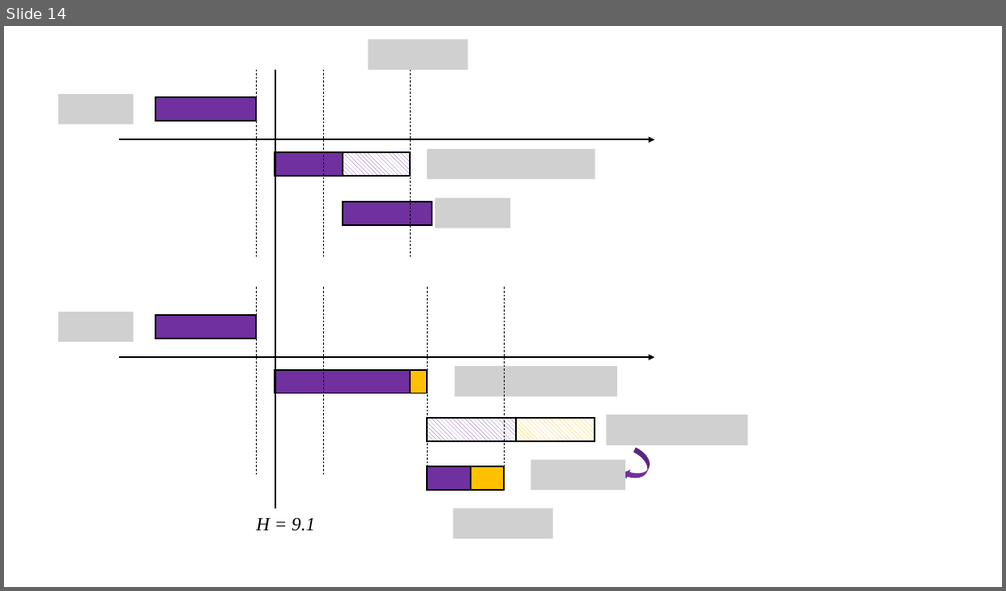
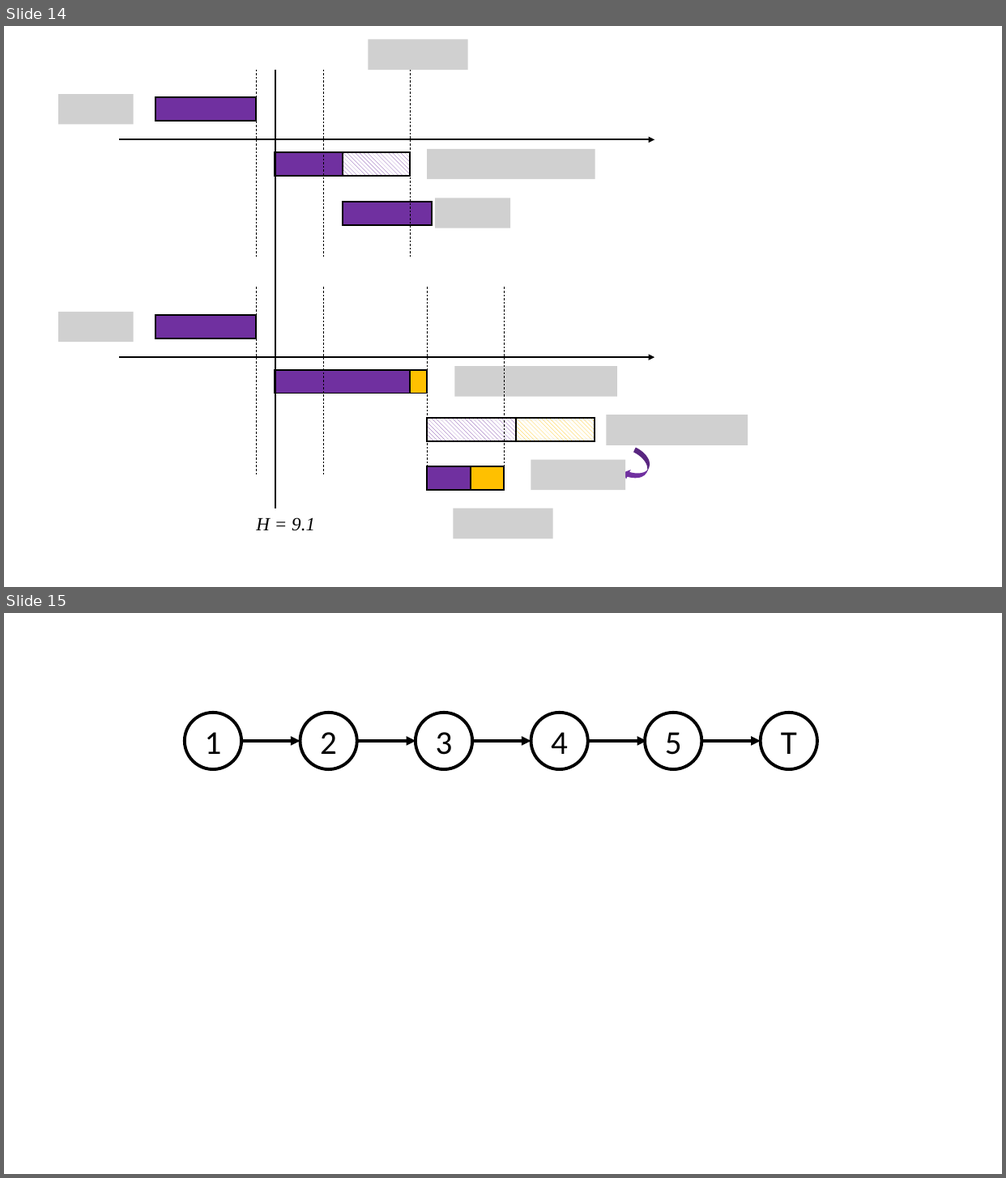
Before and after one commit to haoxiangyang89/PERT, a slide deck: Writeup/Graphs.pptx. Shown one above the other, each under a label of ours: slide 14 before the commit, slides 14 and 15 after it. The pictures are 1006x591 and 1006x1178 pixels, drawn with LibreOffice and Linux fonts; fonts in the diff are those of the drawing; grey boxes stand for pictures. Boxes give left, top, right and bottom in pixels: in the first picture for what was removed or moved away, otherwise in the second. Text is boxed around its words. In the diff, an @@ line names an element or a change of style, - is before the commit and + after.

```diff
--- a/Writeup/Graphs.pptx
+++ b/Writeup/Graphs.pptx
@@ slide 15 added at (x1=4, y1=613, x2=1002, y2=1174), background #FFFFFF @@
@@ group added at (x1=185, y1=713, x2=818, y2=769): 6 ellipses, 5 arrows @@
+1
+2
+T
+3
+4
+5
```
Also in this commit, not shown: 3 slides changed, 9 other files.
